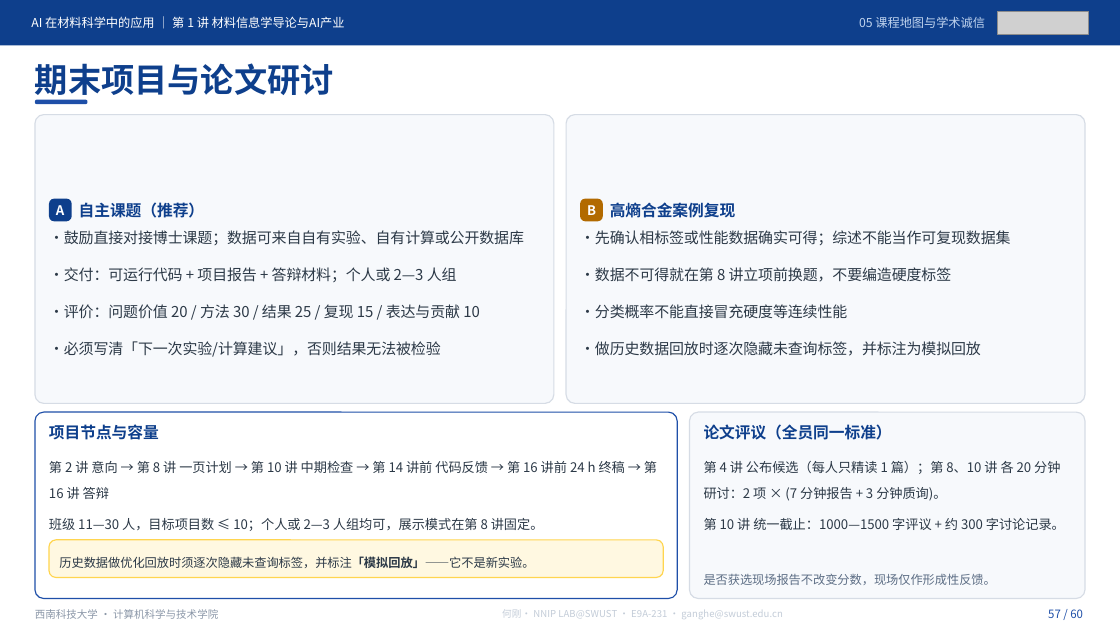
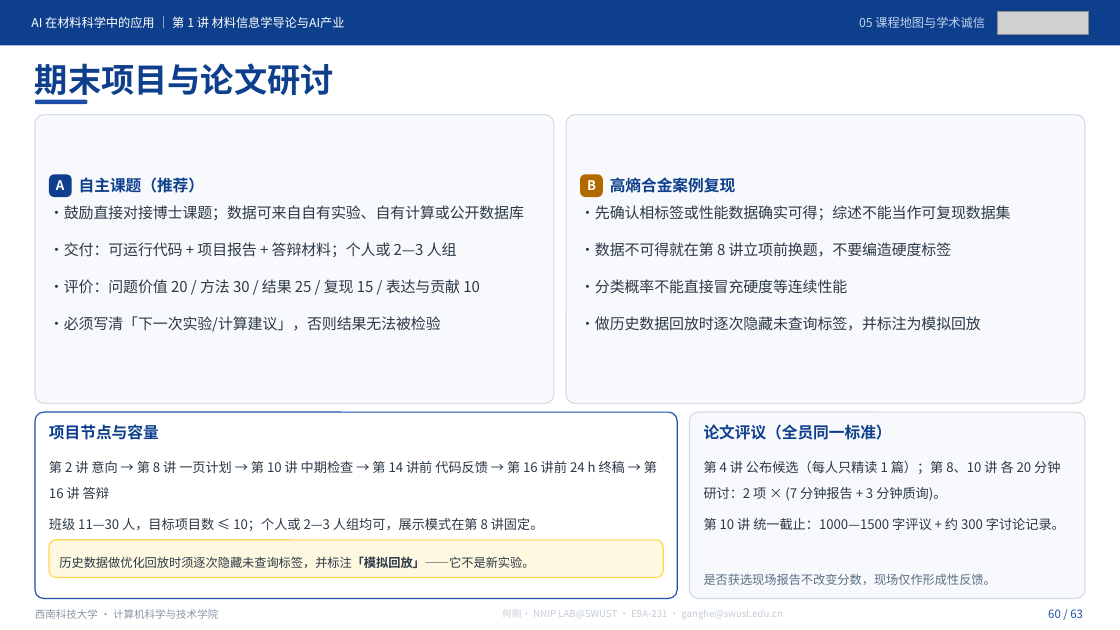
Before and after one commit to cosfrist/Applications-of-Artificial-Intelligence-in-Materials-Science-SWUST, a slide deck: slide 60 of lectures/01-材料信息学导论与AI产业/AI在材料科学中的应用-第1讲 材料信息学导论与AI产业-V5.pptx (slide 57 before the commit). Drawn at 1120x630 pixels with LibreOffice and Linux fonts; fonts in the diff are those of the drawing; grey boxes stand for pictures. Boxes give left, top, right and bottom in pixels: in the first picture for what was removed or moved away, otherwise in the second. Text is boxed around its words. In the diff, an @@ line names an element or a change of style, - is before the commit and + after.

```diff
--- a/lectures/01-材料信息学导论与AI产业/AI在材料科学中的应用-第1讲 材料信息学导论与AI产业-V5.pptx
+++ b/lectures/01-材料信息学导论与AI产业/AI在材料科学中的应用-第1讲 材料信息学导论与AI产业-V5.pptx
@@ 12 texts, 2 rounded rectangles: place and size @@
-12 texts, 2 rounded rectangles at [49, 198, 1010, 357]
+12 texts, 2 rounded rectangles at [49, 175, 1010, 332]
@@ text at [1048, 609, 1083, 618]: text changed @@
-57 / 60
+60 / 63
```
Also in this commit, not shown: 59 other slides changed, 3 slides added, 6 other files.
